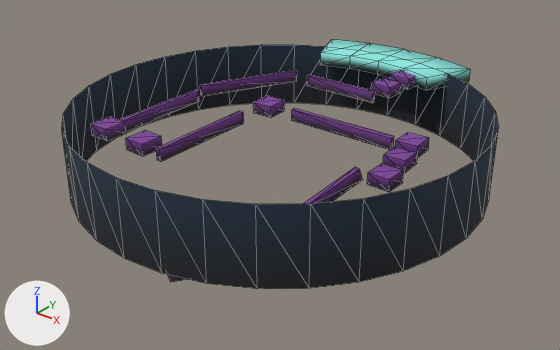
Two versions of the glTF model assets/chunks/Chunk10.glb, one commit apart.
Camera for both pictures: a 50 mm camera at (64.6, -80.7, 49.9) aimed at (1.2, -1.5, 0.8). The axes (+X, +Y, +Z) are drawn at lower left. The lights are the same throughout. The older version comes first. Mesh edges are drawn as thin lines. Objects named as collision shapes, trigger or cutter boxes, shadow casters or lower levels of detail are left out. Where no turn or scale is listed for an object, it has been applied to the vertices. Vertices at exactly the same position are counted once.

Names of what the first picture shows: 'Chunk10'.
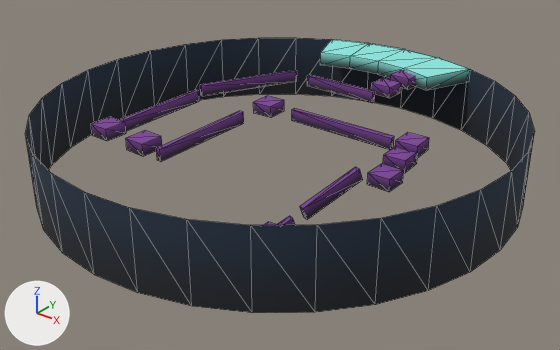
Boxes [x1, y1, x2, y2] around the edits, measured in the pictures (560 x 350 px; the box of a moved part takes in the faces that stretch with it):
'Chunk10', reshaped (17% wider, 10% taller)
    before: [62, 39, 499, 289]
    after: [25, 38, 535, 313]
part 1 of me_cylinder_205, moved or reshaped
    before: [62, 45, 499, 289]
    after: [25, 38, 535, 313]

What changed in the scene script:
```text
Change me_cylinder_205:
    used by ob_chunk10; location = (0.0, 0.0, 0.0)
    remove me_cylinder_205.from_pydata(...)  # 228 vertices, 316 faces; spans x -30.0..30.0, y -30.0..34.7, z -1.2..10.8
    add me_cylinder_205.from_pydata(...)  # 228 vertices, 316 faces; spans x -34.6..34.6, y -34.6..34.7, z -1.2..10.8
    me_cylinder_205 part 1: the loose piece of 64 vertices spanning x -30.0..30.0, y -30.0..30.0, z 0.0..10.8 is scaled about its middle by (1.15, 1.15, 1)
```
